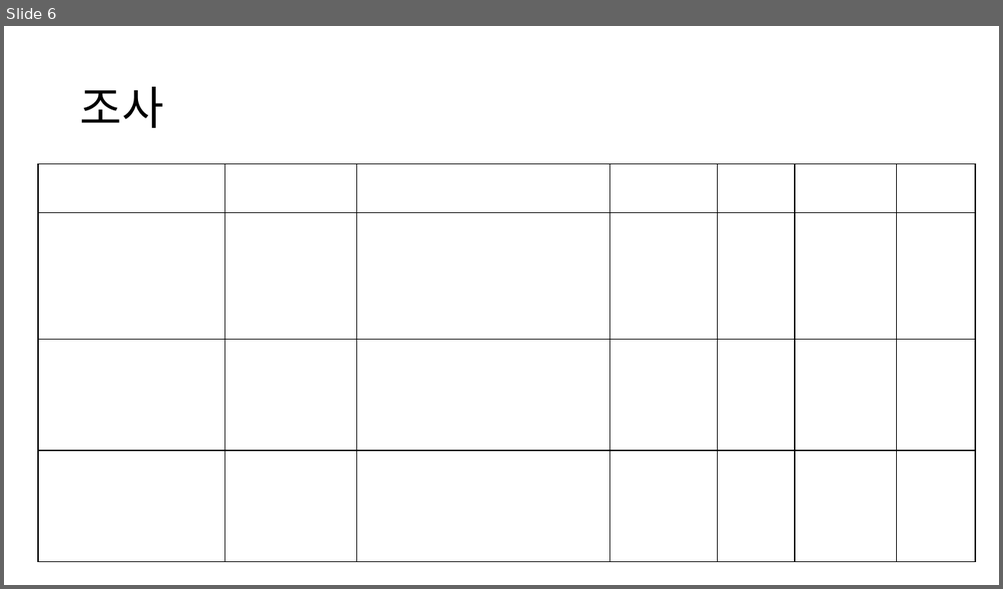
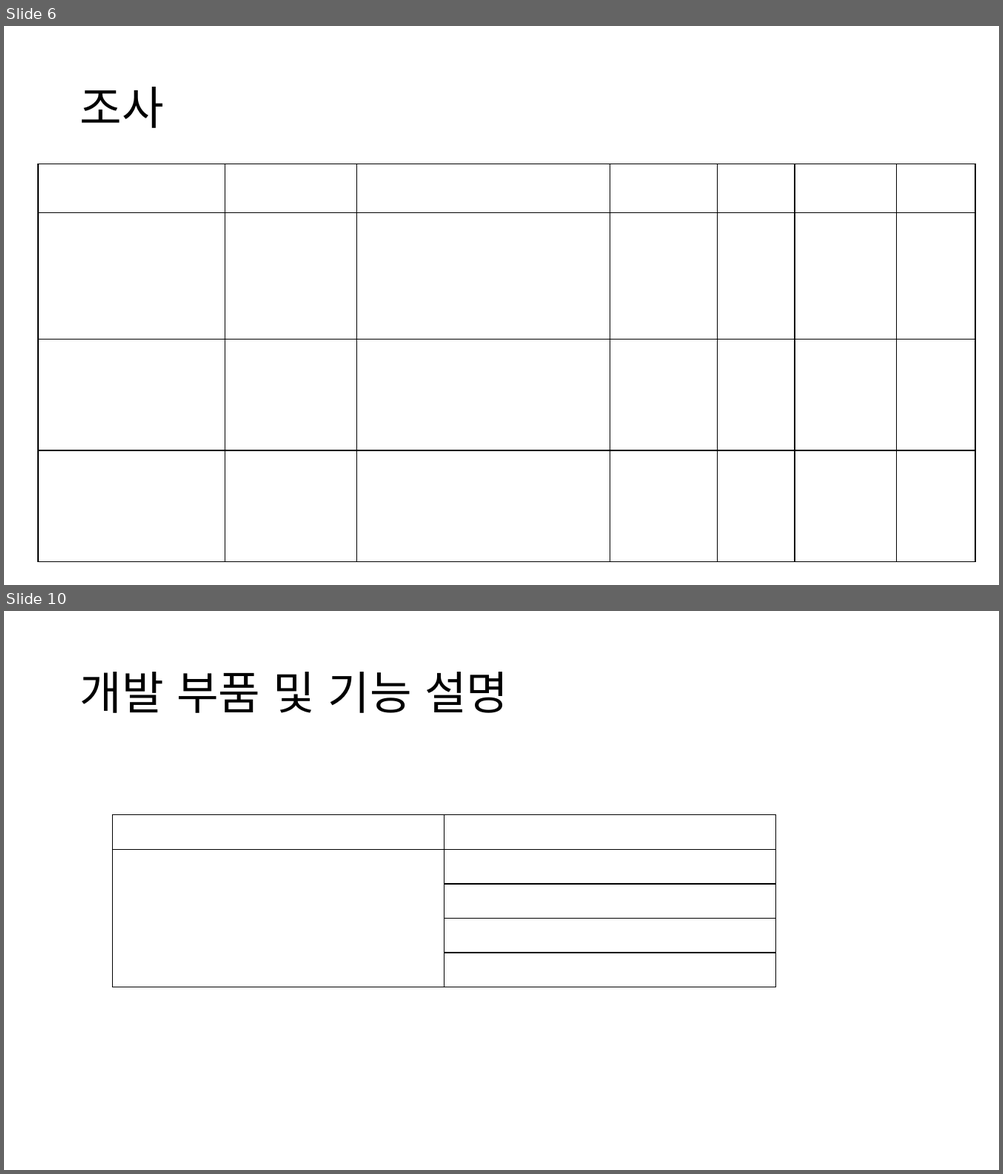
Before and after one commit to sang9831/webdev2022, a slide deck: 임베디드컴퓨팅 기말발표.pptx. Shown one above the other, each under a label of ours: slide 6 before the commit, slides 6 and 10 after it; the slides between them are not shown. The pictures are 1003x589 and 1003x1174 pixels, drawn with LibreOffice and Linux fonts; fonts in the diff are those of the drawing. Boxes give left, top, right and bottom in pixels: in the first picture for what was removed or moved away, otherwise in the second. Text is boxed around its words. In the diff, an @@ line names an element or a change of style, - is before the commit and + after.

```diff
--- a/임베디드컴퓨팅 기말발표.pptx
+++ b/임베디드컴퓨팅 기말발표.pptx
@@ slide 10 added at (4,611,999,1170), background #FFFFFF @@
@@ title added at (79,672,508,713), 44 pt, text #000000 @@
+개발 부품 및 기능 설명
@@ table added at (112,815,775,967), 5 rows, 2 columns @@
+ | 
+ | 
+ | 
+ | 
+ | 
```
Also in this commit, not shown: 1 slide changed, 3 other slides added, 1 other file.
